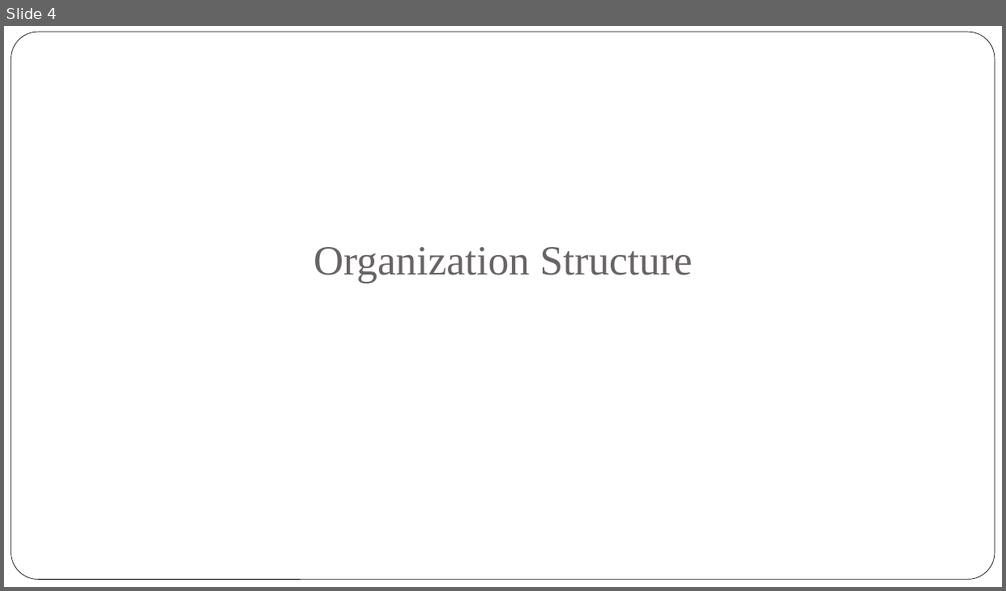
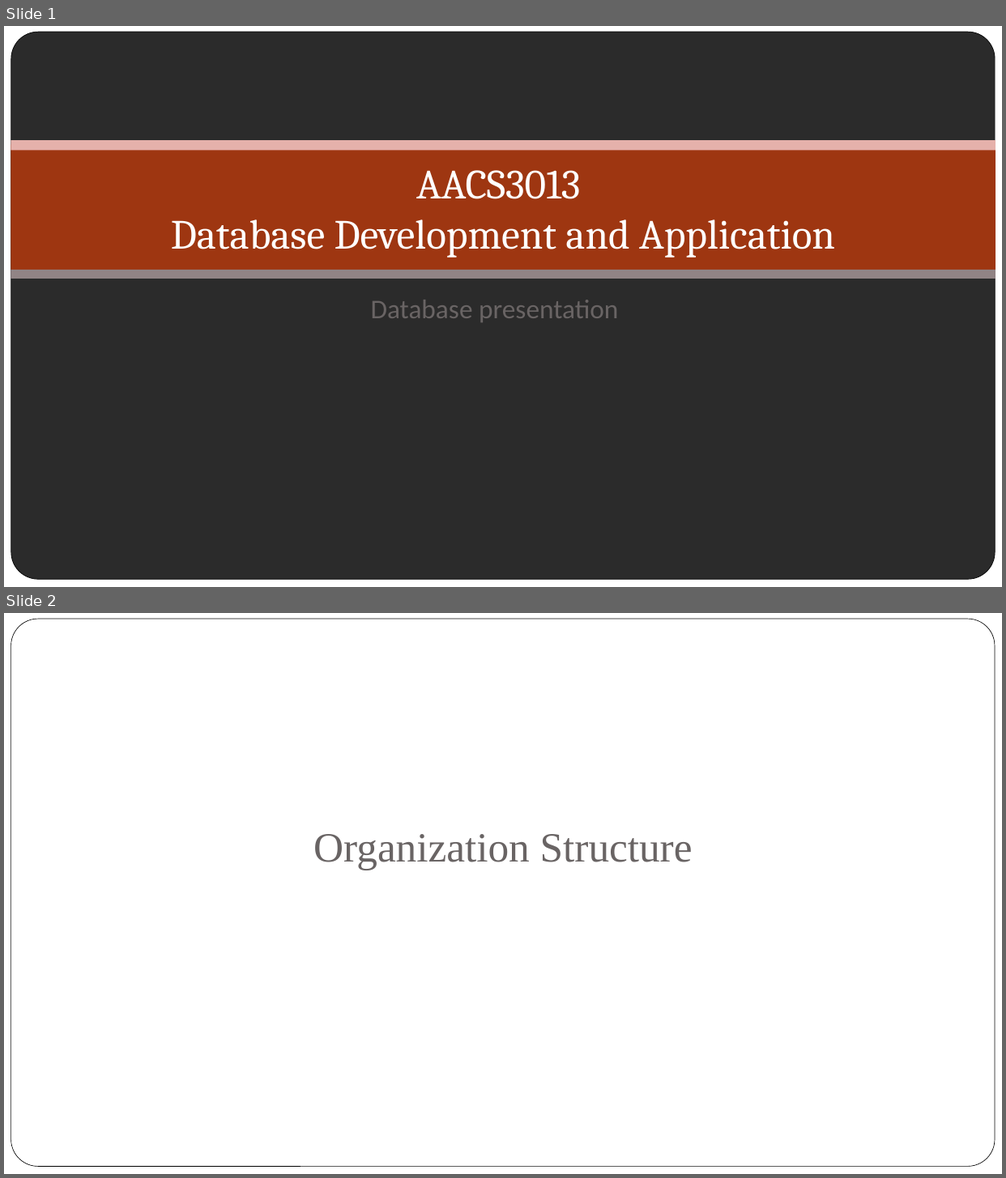
Before and after one commit to jyu1129/Database-Assignment, a slide deck: Presentation/Database Assignment.pptx. Shown one above the other, each under a label of ours: slide 4 before the commit, slides 1 and 2 after it. The pictures are 1006x591 and 1006x1178 pixels, drawn with LibreOffice and Linux fonts; fonts in the diff are those of the drawing; background and template pictures are left out; a plain dark background stands for a picture behind light text. Boxes give left, top, right and bottom in pixels: in the first picture for what was removed or moved away, otherwise in the second. Text is boxed around its words. In the diff, an @@ line names an element or a change of style, - is before the commit and + after.

```diff
--- a/Presentation/Database Assignment.pptx
+++ b/Presentation/Database Assignment.pptx
@@ slide 1 added at (4, 26, 1002, 587), background picture (left out) @@
@@ rectangle added at (4, 26, 1002, 587), fill #FFFFFF @@
@@ rounded rectangle added at (11, 32, 995, 580), fill #FFFFFF, outline #000000 0.5 pt @@
@@ rectangle added at (10, 144, 995, 269), fill #9E3611 @@
@@ rectangle added at (10, 140, 995, 150), fill #E6B1AC @@
@@ title added at (171, 170, 835, 258), 40 pt, text #FFFFFF @@
+AACS3013
+Database Development and Application
@@ rectangle added at (10, 270, 995, 279), fill #918485 @@
@@ subtitle added at (371, 300, 618, 322), 26 pt, text #696464 @@
+Database presentation
@@ what was slide 4 is now slide 2 @@
```
Also in this commit, not shown: 6 other slides added, 2 slides removed.
